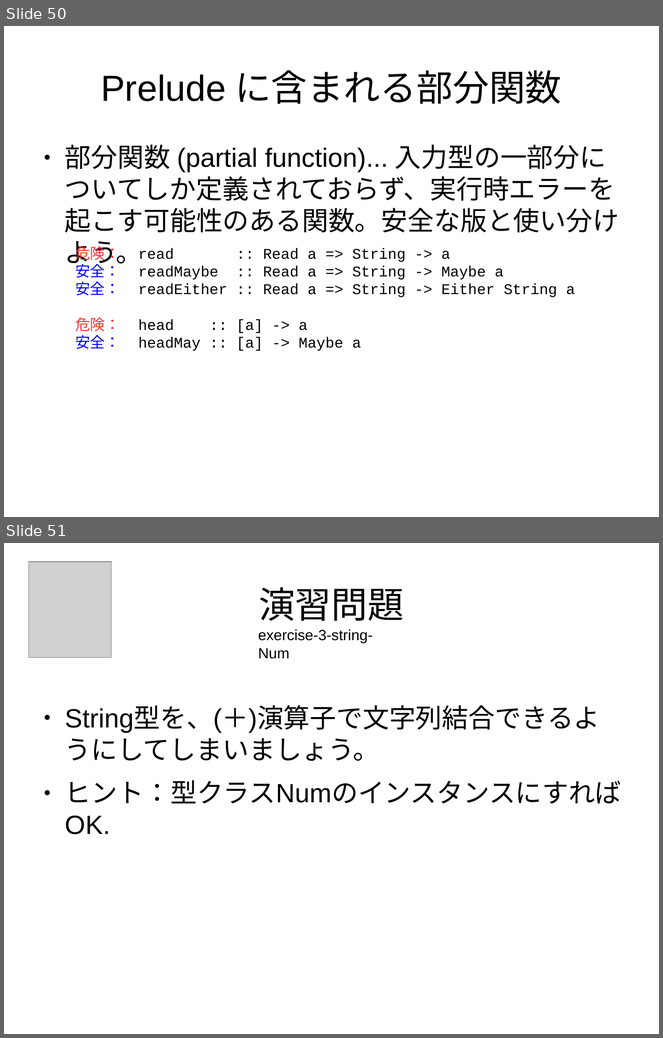
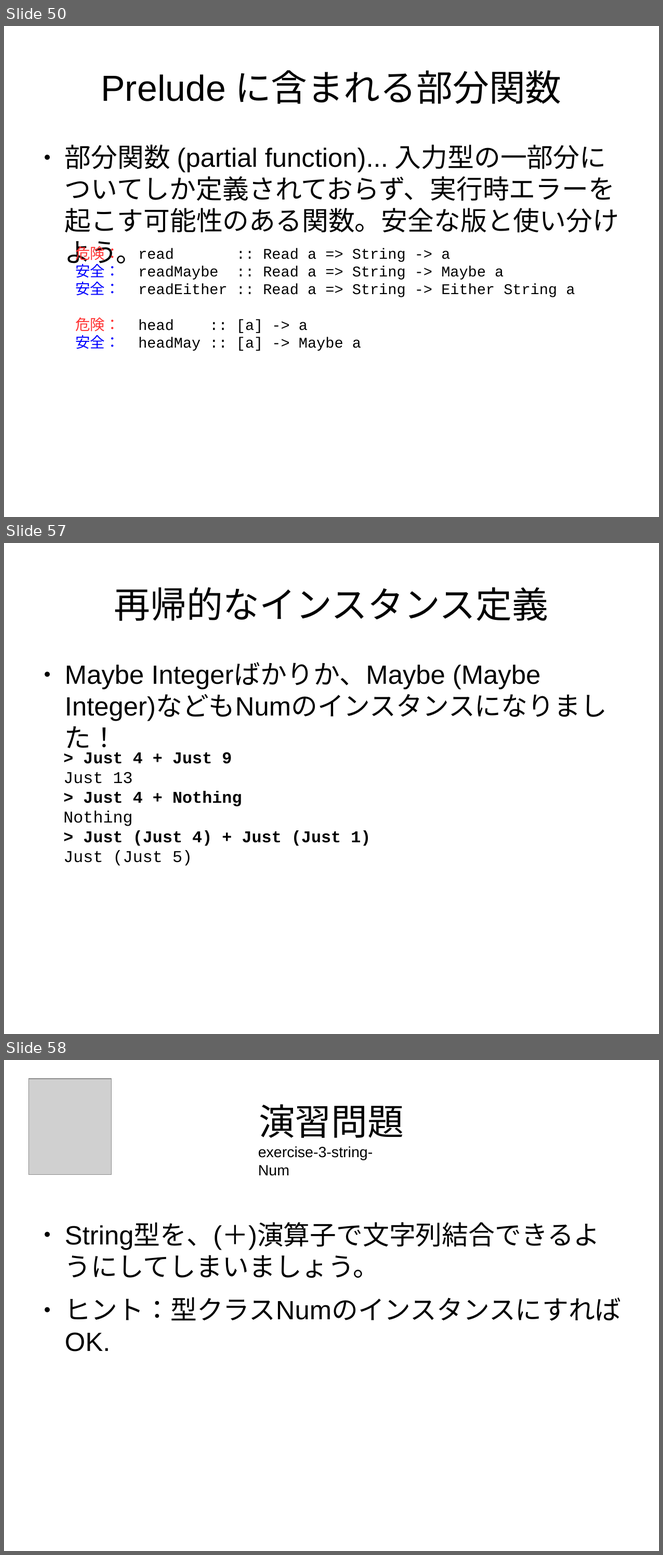
Before and after one commit to nushio3/learn-haskell, a slide deck: Tsukuba-2016.odp. Shown one above the other, each under a label of ours: slides 50 and 51 before the commit, slides 50, 57 and 58 after it; the slides between them are not shown. The pictures are 663x1038 and 663x1555 pixels, drawn with LibreOffice and Linux fonts; fonts in the diff are those of the drawing; grey boxes stand for pictures. Boxes give left, top, right and bottom in pixels: in the first picture for what was removed or moved away, otherwise in the second. Text is boxed around its words. In the diff, an @@ line names an element or a change of style, - is before the commit and + after.

```diff
--- a/Tsukuba-2016.odp
+++ b/Tsukuba-2016.odp
@@ slide 57 added at (x1=4, y1=543, x2=659, y2=1034), background #FFFFFF @@
@@ title added at (x1=114, y1=587, x2=548, y2=621), 44 pt, text #000000 @@
+再帰的なインスタンス定義
@@ text added at (x1=65, y1=663, x2=607, y2=721), 32 pt, text #000000 @@
+● Maybe Integerばかりか、Maybe (Maybe Integer)などもNumのインスタンスになりました！
@@ text added at (x1=63, y1=752, x2=371, y2=866), 20 pt, text #000000, bold @@
+> Just 4 + Just 9
+Just 13
+> Just 4 + Nothing
+Nothing
+> Just (Just 4) + Just (Just 1)
+Just (Just 5)
@@ what was slide 51 is now slide 58 @@
```
Also in this commit, not shown: 6 other slides added, 2 other files.
